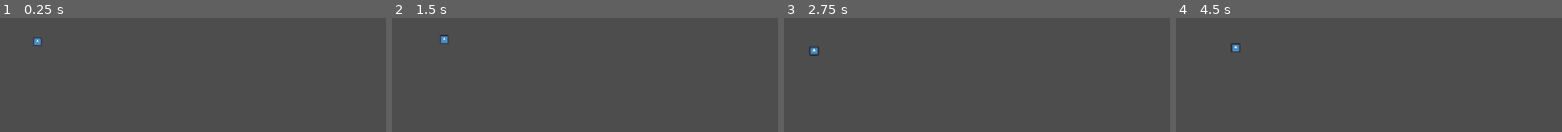
Above: before the commit, frames 1-4 (left to right).
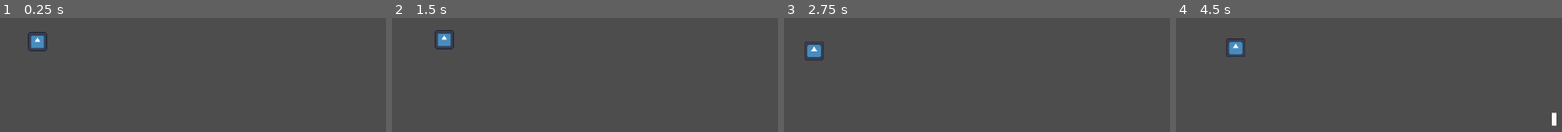
Above: after the commit, the same moments.

Repository: sparkworm/CookieJam
Game: Godot game, scene res://scenes/levels/level.tscn
The game is run twice, just before and just after one commit, with the same random seed, the same clock (stepped at 60 frames per second) and the same inputs. This scene is started directly instead of the project's main scene. The engine's default icon, where the game draws it, is replaced by a stand-in: a white triangle on a blue panel in a dark square.
Inputs (mouse positions are in pixels of both pictures, inside the frame that each line leads up to):
- Up to frame 1 (0.25 s): no input
- Up to frame 2 (1.5 s): tap Enter at 0.5 s; move the mouse to (592, 20) at 0.52 s; hold D (move_right) 0.53-1.28 s; tap Space at 1.25 s; move the mouse to (outside the picture) at 1.27 s; hold S (move_down) from 1.28 s (still down)
- Up to frame 3 (2.75 s): tap Enter at 2 s; move the mouse to (outside the picture) at 2.02 s; release S (move_down) at 2.03 s; hold D (move_right) from 2.03 s (still down)
- Up to frame 4 (4.5 s): tap Space at 2.75 s; move the mouse to (1176, 125) at 2.77 s; release D (move_right) at 2.78 s; hold W (move_up) 2.78-3.53 s; tap Enter at 3.5 s; move the mouse to (1434, 103) at 3.52 s; hold A (move_left) from 3.53 s (still down); tap [ (debug1) at 4.15 s; move the mouse to (outside the picture) at 4.27 s

The runs differ from the first frame. In frame 1, 0.5% of the frame differs, in the area x 7-13%, y 12-30%; in frame 2, 0.5%; in frame 3, 0.4%; in frame 4, 0.7%, in the area x 12-99%, y 17-96%.

Commit message:
Added basic bullet functionality.  Note that it doesn't look good because I won't configure how the bullet looks until I have the playermodel down.

Diff:
--- a/scenes/characters/player.tscn
+++ b/scenes/characters/player.tscn
@@ -7,7 +7,9 @@
 [sub_resource type="CircleShape2D" id="CircleShape2D_yewv4"]
 
 [node name="Player" type="CharacterBody2D" unique_id=1046586076]
+collision_mask = 10
 motion_mode = 1
+platform_wall_layers = 10
 script = ExtResource("1_rp718")
 
 [node name="MoveCollision" type="CollisionShape2D" parent="." unique_id=713654831]
--- a/scenes/levels/level.gd
+++ b/scenes/levels/level.gd
@@ -1,2 +1,20 @@
 class_name Level
 extends Node2D
+
+const BULLET_TRAIL = preload("uid://cdiklyggpc7tl")
+
+@onready var characters: Node2D = $Characters
+@onready var decals: Node2D = $Decals
+@onready var projectiles: Node2D = $Projectiles
+
+func _process(_delta: float) -> void:
+	if Input.is_action_just_pressed("debug1"):
+		spawn_bullet(load("res://scenes/projectiles/bullet_generic.tscn"), get_global_mouse_position(), Vector2(1,0))
+
+func spawn_bullet(bullet_scene: PackedScene, pos: Vector2, dir: Vector2) -> void:
+	var bullet: Bullet = bullet_scene.instantiate()
+	projectiles.add_child(bullet)
+	bullet.initialize(pos, dir)
+	var bullet_trail: BulletTrail = BULLET_TRAIL.instantiate()
+	projectiles.add_child(bullet_trail)
+	bullet_trail.bullet = bullet
--- a/scenes/levels/level.tscn
+++ b/scenes/levels/level.tscn
@@ -16,4 +16,5 @@
 [node name="Projectiles" type="Node2D" parent="." unique_id=76509530]
 
 [node name="Camera2D" parent="." unique_id=735421850 node_paths=PackedStringArray("subject") instance=ExtResource("3_b2cq8")]
+zoom = Vector2(2, 2)
 subject = NodePath("../Characters/Player")
--- /dev/null
+++ b/scenes/projectiles/bullet.gd
@@ -0,0 +1,38 @@
+class_name Bullet
+extends RayCast2D
+
+signal bullet_collided(collider: Object)
+
+@export var damage: int
+@export var speed: float
+## Time until this bullet despawns
+@export var lifetime: float = 3.0
+
+var velocity: Vector2
+var last_pos: Vector2
+
+@onready var despawn_timer: Timer = $DespawnTimer
+
+## Initialize the bullet with the provided GLOBAL position and direction
+func initialize(pos: Vector2, dir: Vector2) -> void:
+	velocity = dir * speed
+	global_position = pos
+	despawn_timer.wait_time = lifetime
+	despawn_timer.timeout.connect(despawn)
+	despawn_timer.start()
+
+func _physics_process(delta: float) -> void:
+	var displacement: Vector2 = velocity * delta
+	position += displacement
+	target_position = -displacement
+	if is_colliding():
+		handle_collision()
+
+## TODO: implement damaging
+func handle_collision() -> void:
+	bullet_collided.emit(get_collider())
+	despawn()
+
+## potentially handle any odd behavior with despawning
+func despawn() -> void:
+	queue_free()
--- /dev/null
+++ b/scenes/projectiles/bullet_generic.tscn
@@ -0,0 +1,13 @@
+[gd_scene format=3 uid="uid://troo27efojv8"]
+
+[ext_resource type="Script" uid="uid://bybr75hvvlkxu" path="res://scenes/projectiles/bullet.gd" id="1_xw1dx"]
+
+[node name="BulletGeneric" type="RayCast2D" unique_id=748921772]
+target_position = Vector2(0, 0)
+collision_mask = 11
+hit_from_inside = true
+script = ExtResource("1_xw1dx")
+speed = 30.0
+
+[node name="DespawnTimer" type="Timer" parent="." unique_id=999365282]
+wait_time = 3.0
--- /dev/null
+++ b/scenes/projectiles/bullet_trail.gd
@@ -0,0 +1,44 @@
+## Draws a trail for a specified bullet.  I've used a very similar approach before, though I'm
+## realizing now that this is not super efficient, since we are treating what is presumably just an
+## array like a deque, which it likely isn't optimized for.  The alternative (that achieves the same
+## look) would be much harder to implement, so I will just eat the performance cost.
+class_name BulletTrail
+extends Line2D
+
+@export var max_points: int = 5
+
+var bullet: Bullet
+## If has_collided is true, we can expect the bullet to be null on the next frame.
+## the whole point of this is to shrink the tail instead of disappearing instantly
+var has_collided: bool = false
+
+func initialize(target: Bullet) -> void:
+	bullet = target
+	bullet.bullet_collided.connect(handle_collision)
+
+func _process(_delta: float) -> void:
+	if not has_collided:
+		# if the bullet is null, that means it has been despawned (not collided)
+		# in this case we may as well despawn the trail instantly
+		if bullet != null:
+			follow_bullet()
+		else:
+			#push_warning("Warning in BulletTrail: bullet is null")
+			queue_free()
+	else:
+		# delete if we have no more points
+		if points.size() == 0:
+			queue_free()
+		# removed oldest point to create effect of tail shrinking
+		remove_point(0)
+
+func follow_bullet() -> void:
+	# something something time complexity
+	add_point(bullet.global_position)
+	if (points.size() > max_points):
+		remove_point(0)
+
+func handle_collision(_collider: Object) -> void:
+	has_collided = true
+	# ASSUME: since we are in here, there must be a bullet
+	follow_bullet()
--- /dev/null
+++ b/scenes/projectiles/bullet_trail.tscn
@@ -0,0 +1,7 @@
+[gd_scene format=3 uid="uid://cdiklyggpc7tl"]
+
+[ext_resource type="Script" uid="uid://ba8psv84fy618" path="res://scenes/projectiles/bullet_trail.gd" id="1_3x75t"]
+
+[node name="BulletTrail" type="Line2D" unique_id=549536892]
+script = ExtResource("1_3x75t")
+max_points = 8
Not shown, added: scenes/projectiles/bullet.gd.uid
Not shown, added: scenes/projectiles/bullet_trail.gd.uid
